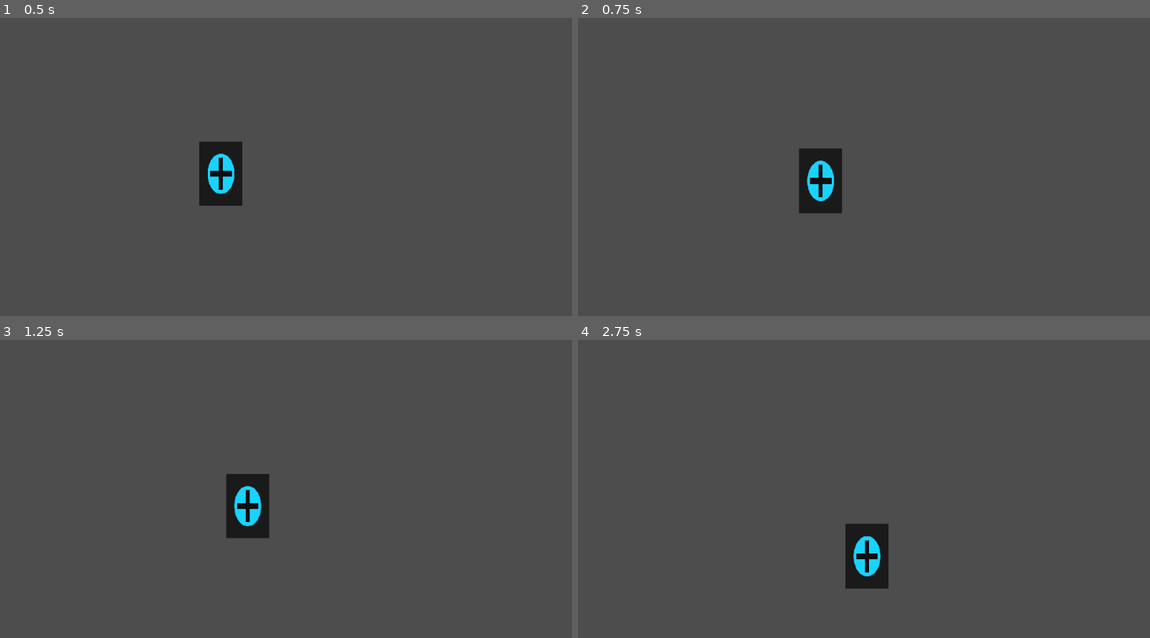
Above: before the commit, frames 1-4 (two rows, left to right).
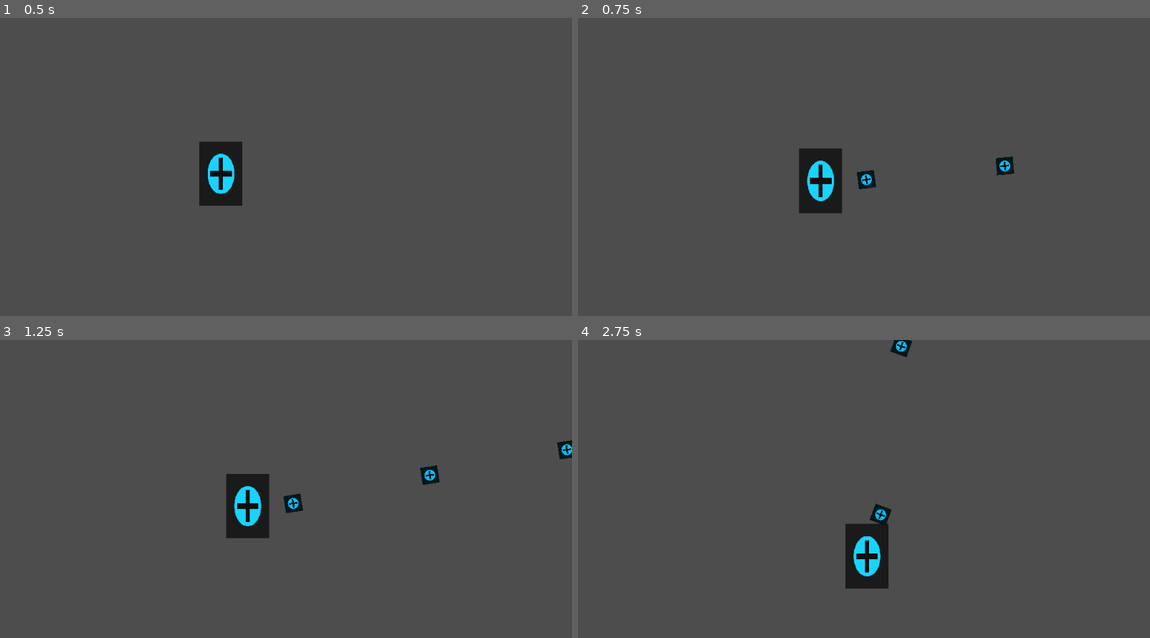
Above: after the commit, the same moments.

Repository: Barachiell/unit-7-oasis
Game: Godot game, scene res://scenes/debug/empty_main.tscn
Two runs of this game, one before a commit and one after it. Both use one fixed random seed, a clock stepped at 60 frames per second and the inputs below.
Inputs (mouse positions are in pixels of both pictures, inside the frame that each line leads up to):
- Up to frame 1 (0.5 s): no input
- Up to frame 2 (0.75 s): move the mouse to (989, 164) at 0.52 s; press the mouse at (989, 164) at 0.53 s; hold D (move_right) from 0.53 s (still down)
- Up to frame 3 (1.25 s): keep holding D (move_right)
- Up to frame 4 (2.75 s): move the mouse to (749, 515) at 1.27 s; release D (move_right) at 1.28 s; release the mouse at (749, 515) at 1.28 s; hold S (move_down) 1.28-2.03 s; tap Shift (run) at 1.35 s; click (749, 515) at 1.55 s; move the mouse to (921, 429) at 2.02 s; press the mouse at (921, 429) at 2.03 s; hold D (move_right) from 2.03 s (still down)

Frame 1 is identical in both runs. In frame 2, 0.4% of the frame differs, in the area x 48-77%, y 46-58%; in frame 3, 0.5%, in the area x 49-100%, y 33-59%; in frame 4, 0.3%.

Commit message:
Block 5: add projectile shooting, ammo, and layer mapping
Co-authored-by: Copilot <223556219+Copilot@users.noreply.github.com>

Diff:
--- a/project.godot
+++ b/project.godot
@@ -89,6 +89,15 @@
 ]
 }
 
+[layer_names]
+
+2d_physics/layer_1="player"
+2d_physics/layer_2="player_bullet"
+2d_physics/layer_3="enemy"
+2d_physics/layer_4="enemy_bullet"
+2d_physics/layer_5="world"
+2d_physics/layer_6="pickup"
+
 [rendering]
 
 textures/canvas_textures/default_texture_filter=0
--- /dev/null
+++ b/scenes/bullet.tscn
@@ -0,0 +1,20 @@
+[gd_scene load_steps=4 format=3 uid="uid://bj5be0m83yqdx"]
+
+[ext_resource type="Script" path="res://scripts/bullet.gd" id="1_h1e3t"]
+[ext_resource type="Texture2D" path="res://icon.svg" id="2_trul5"]
+
+[sub_resource type="CircleShape2D" id="CircleShape2D_nc6oe"]
+radius = 3.0
+
+[node name="Bullet" type="Area2D"]
+collision_layer = 2
+collision_mask = 20
+script = ExtResource("1_h1e3t")
+
+[node name="Sprite2D" type="Sprite2D" parent="."]
+modulate = Color(0.207843, 0.909804, 1, 1)
+scale = Vector2(0.05, 0.05)
+texture = ExtResource("2_trul5")
+
+[node name="CollisionShape2D" type="CollisionShape2D" parent="."]
+shape = SubResource("CircleShape2D_nc6oe")
--- /dev/null
+++ b/scripts/bullet.gd
@@ -0,0 +1,25 @@
+class_name PlayerBullet
+extends Area2D
+
+@export var speed: float = 400.0
+@export var damage: int = 1
+@export var lifetime: float = 1.2
+
+var direction: Vector2 = Vector2.RIGHT
+var lifetime_elapsed: float = 0.0
+
+func _ready() -> void:
+	body_entered.connect(_on_hit_body)
+	area_entered.connect(_on_hit_area)
+
+func _physics_process(delta: float) -> void:
+	global_position += direction * speed * delta
+	lifetime_elapsed += delta
+	if lifetime_elapsed >= lifetime:
+		queue_free()
+
+func _on_hit_body(_body: Node2D) -> void:
+	queue_free()
+
+func _on_hit_area(_area: Area2D) -> void:
+	queue_free()
--- a/scripts/player.gd
+++ b/scripts/player.gd
@@ -2,6 +2,7 @@
 extends CharacterBody2D
 
 signal stamina_changed(current: float, maximum: float)
+signal ammo_changed(current: int, maximum: int)
 
 @export var walk_speed: float = 90.0
 @export var muzzle_radius: float = 12.0
@@ -13,6 +14,9 @@
 @export var stamina_regen_delay: float = 0.75
 @export var run_speed_multiplier: float = 1.8
 @export_range(0.1, 1.0, 0.05) var run_unlock_threshold_ratio: float = 0.25
+@export var max_ammo: int = 20
+@export var fire_rate: float = 0.15
+@export var bullet_scene: PackedScene = preload("res://scenes/bullet.tscn")
 
 @onready var muzzle: Marker2D = $Muzzle
 @onready var camera: Camera2D = $Camera2D
@@ -21,6 +25,8 @@
 var current_stamina: float = max_stamina
 var run_locked: bool = false
 var regen_delay_remaining: float = 0.0
+var current_ammo: int = max_ammo
+var fire_cooldown_remaining: float = 0.0
 
 func _physics_process(delta: float) -> void:
 	var input_direction := Input.get_vector("move_left", "move_right", "move_up", "move_down")
@@ -36,10 +42,13 @@
 	move_and_slide()
 	_update_aim_direction()
 	_update_camera_look_ahead(delta)
+	_update_shooting(delta)
 
 func _ready() -> void:
 	current_stamina = max_stamina
+	current_ammo = max_ammo
 	stamina_changed.emit(current_stamina, max_stamina)
+	ammo_changed.emit(current_ammo, max_ammo)
 
 func _update_aim_direction() -> void:
 	var to_mouse := get_global_mouse_position() - global_position
@@ -74,3 +83,48 @@
 
 	if absf(current_stamina - previous_stamina) > 0.001:
 		stamina_changed.emit(current_stamina, max_stamina)
+
+func _update_shooting(delta: float) -> void:
+	fire_cooldown_remaining = maxf(fire_cooldown_remaining - delta, 0.0)
+	if fire_cooldown_remaining > 0.0:
+		return
+
+	if not Input.is_action_pressed("shoot"):
+		return
+
+	if current_ammo <= 0:
+		_try_play_dry_click()
+		fire_cooldown_remaining = fire_rate
+		return
+
+	_spawn_player_bullet()
+	current_ammo -= 1
+	ammo_changed.emit(current_ammo, max_ammo)
+	fire_cooldown_remaining = fire_rate
+
+func _spawn_player_bullet() -> void:
+	if bullet_scene == null:
+		push_error("Player bullet scene is not configured.")
+		return
+
+	var bullet_instance := bullet_scene.instantiate()
+	if not bullet_instance is Area2D:
+		push_error("Configured bullet scene does not instantiate an Area2D bullet.")
+		return
+	var bullet := bullet_instance as Area2D
+
+	bullet.global_position = muzzle.global_position
+	bullet.set("direction", aim_direction)
+	bullet.rotation = aim_direction.angle()
+
+	var level_root := get_tree().current_scene
+	if level_root == null:
+		push_error("Cannot spawn bullet: current scene is unavailable.")
+		bullet.queue_free()
+		return
+
+	level_root.add_child(bullet)
+
+func _try_play_dry_click() -> void:
+	# Audio bus wiring is added in Block 14.
+	pass
Not shown, added: LAYERS.md
